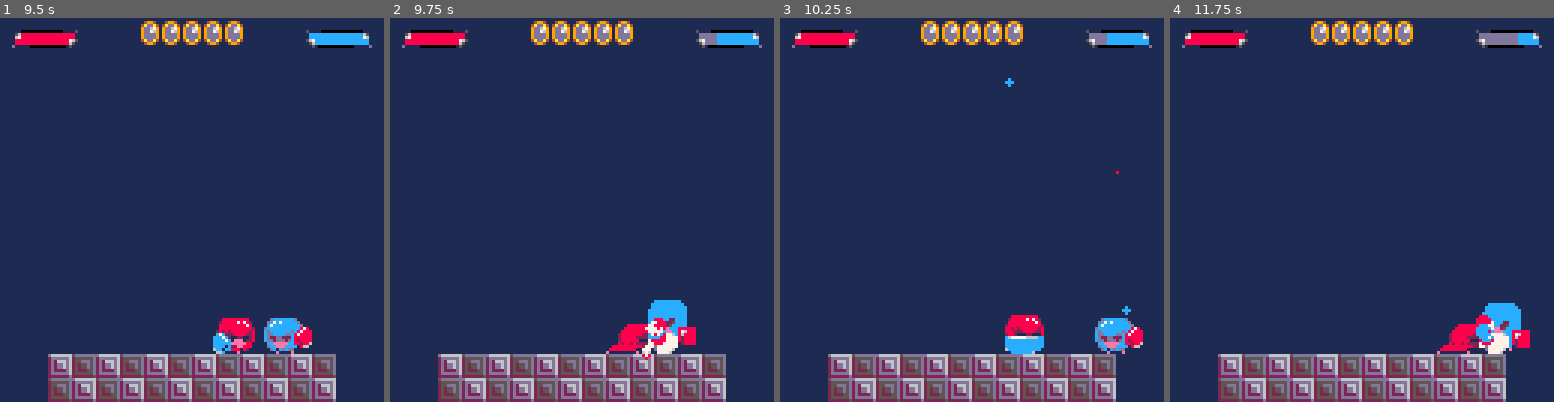
Above: before the commit, frames 1-4 (left to right).
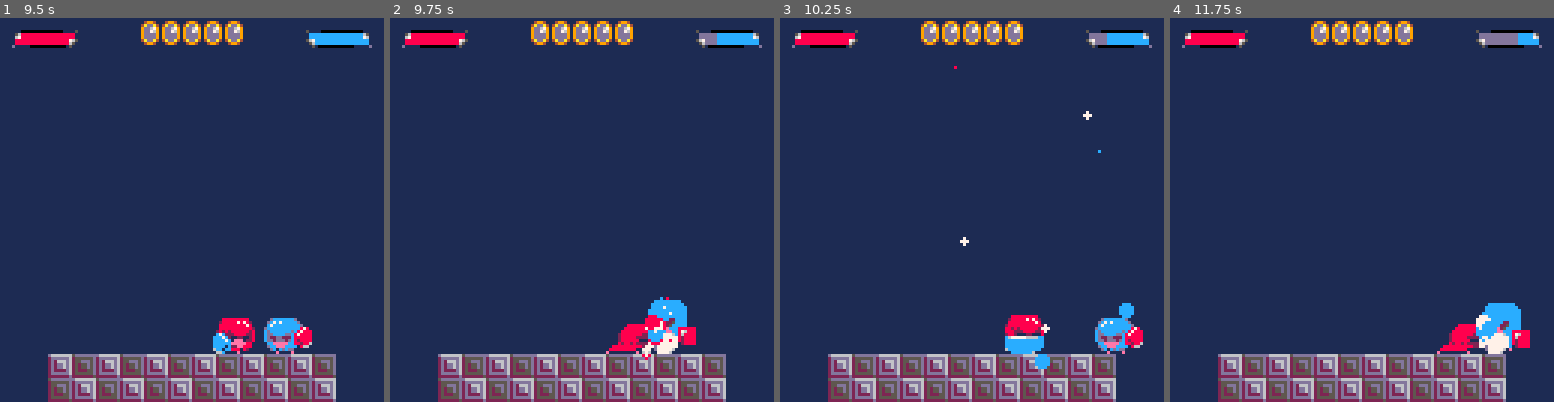
Above: after the commit, the same moments.

Repository: davidjtferguson/dancejab
Game: PICO-8 cartridge jab.p8
Two runs of this game, one before a commit and one after it. Both use one fixed random seed, a clock stepped at 60 frames per second and the inputs below.
Inputs:
- Up to frame 1 (9.5 s): tap X (X key) at 0.33, 1.07, 1.85, 2.97, 4.08, 5.2, 6.32, 7.43, 8.55 s; tap O (Z key) at 0.7, 1.7, 2.1, 2.5, 2.9, 3.3, 3.7, 4.1, 4.5, 4.9, 5.3, 5.7, 6.1, 6.5, 6.9, 7.3, 7.7, 8.1, 8.5, 8.9, 9.3 s; hold Right 1.6-2.1 s; hold Up 2.15-2.42 s; hold Right 2.47-3.03 s; hold Left 3.08-3.58 s; hold Down 3.63-3.97 s; hold Right 4.02-4.68 s; hold Up 4.73-5.03 s; hold Left 5.08-5.68 s; hold Down 5.73-6.03 s; hold Right 6.08-6.58 s; hold Right 6.63-7.13 s; hold Up 7.18-7.45 s; hold Right 7.5-8.07 s; hold Left 8.12-8.62 s; hold Down 8.67-9 s; hold Right from 9.05 s (still down)
- Up to frame 2 (9.75 s): tap X (X key) at 9.67 s; tap O (Z key) at 9.7 s; release Right at 9.72 s
- Up to frame 3 (10.25 s): hold Up 9.77-10.07 s; tap O (Z key) at 10.1 s; hold Left from 10.12 s (still down)
- Up to frame 4 (11.75 s): tap O (Z key) every 0.4 s from 10.5 to 11.7 s; release Left at 10.72 s; hold Down 10.77-11.07 s; tap X (X key) at 10.78 s; hold Right 11.12-11.62 s

Frame 1 is identical in both runs. In frame 2, 0.2% of the frame differs, in the area x 66-74%, y 72-86%; in frame 3, 0.4%, in the area x 45-93%, y 12-92%; in frame 4, 0.2%.

Commit message:
added sparks to dashing into opponent. tweaked sparks effects

Diff:
--- a/jab.p8
+++ b/jab.p8
@@ -615,8 +615,15 @@
   --dashing into someone makes you bounce off
   -- so walking is strong against dashing
   if av.state=="dash" then
+   sfx(11)
    av.xvel*=av.xcollisionmult
-   sfx(11)
+
+   local x,y=p1.x+p1.width,p1.y+5
+   if av==p2 then
+    x,y=p2.x,p2.y+5
+   end
+
+   initpehit(x,y,1,10,4,7)
   else
    av.xvel=0
    av.anim=av.animstoponother
@@ -673,7 +680,7 @@
     end
 
     --sparks
-    initpehit(box.x,box.y)
+    initpehit(box.x,box.y,3,20,5,30)
 
     av.state="hitpause"
     av.statetimer=av.hitpauseframes
@@ -748,7 +755,7 @@
    otherbox.anim=otherbox.animclank
 
    --sparks!
-   initpehit(box.x,box.y)
+   initpehit(box.x,box.y,4,30,5,15)
   end
  end
 end
@@ -817,6 +824,10 @@
  --draw player1 hitboxes again
  -- on top of p2
  drawavhitboxes(p1)
+
+ --draw particle effects ontop of
+ -- players but behind ui
+ drawpes()
 
  --game info
  --p1 health
@@ -883,8 +894,6 @@
    outline("❎ menu",50,74,col1,col2)
   end
  end
-
- drawpes()
 
  --debug info
  --drawlocalbox(p1,p1.pushbox,5)
@@ -1237,18 +1246,19 @@
  end
 end
 
-function initpehit(x,y)
+function initpehit(x,y,rndradius,no,lifespan,rndlifespan)
  local e=createeffect(updatepestraight)
 
+ --white, red and blue
  local cols={7,8,12}
 
- for i=0,20 do
+ for i=0,no do
   local p=createparticle(
    x,y,
    rnd(2)-1,
    rnd(6)-3,
-   rnd(3),cols[ceil(rnd(#cols))],
-   rnd(30)+5)
+   rnd(rndradius),cols[ceil(rnd(#cols))],
+   rnd(rndlifespan)+lifespan)
   add(e.particles,p)
  end
 end
